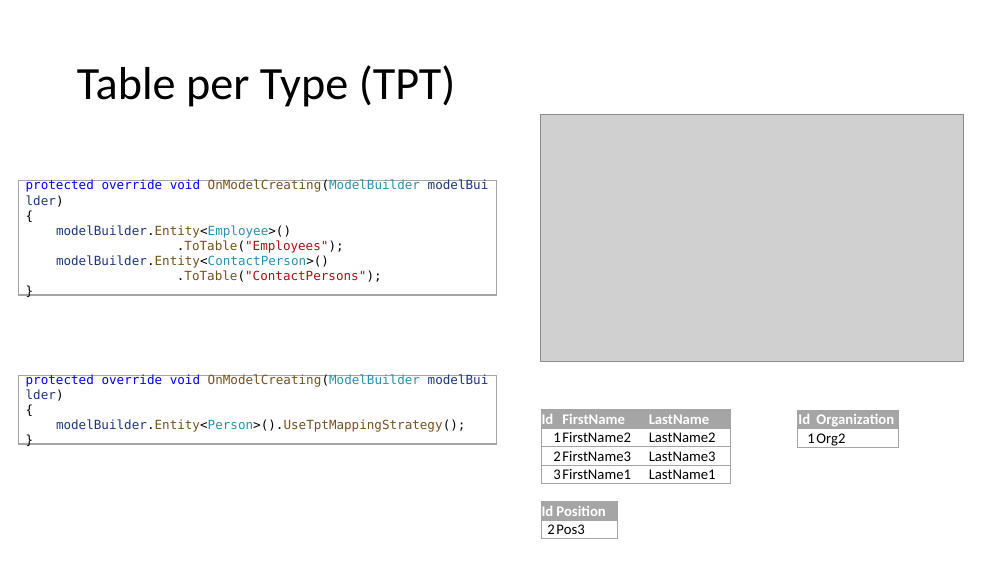
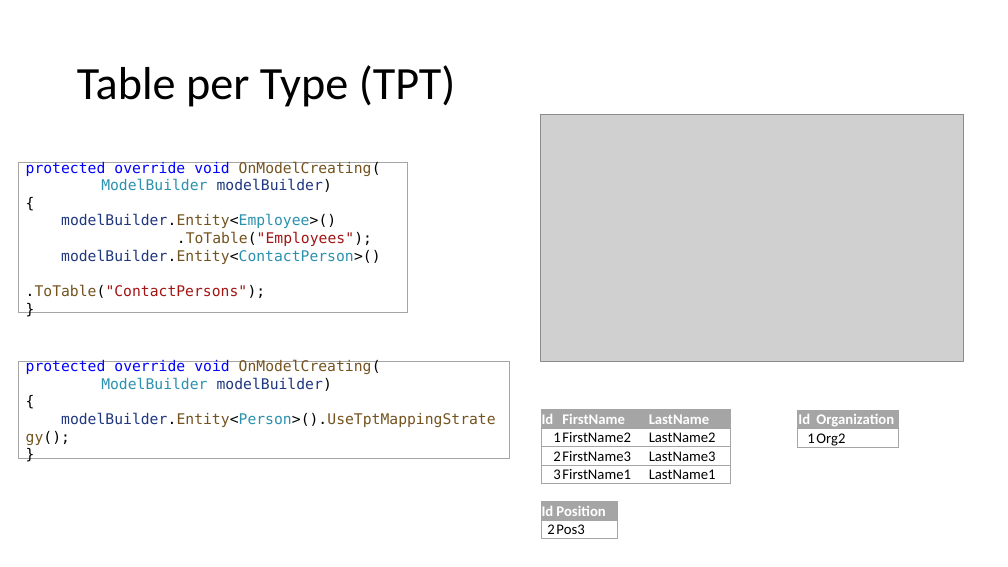
Before and after one commit to MihailRomanov/asp_net_course_2024, a slide deck: slide 27 of Modules/02. Some standard libraries/02. ADO.Net and ORMs/04. EF Core.pptx. Drawn at 1008x567 pixels with LibreOffice and Linux fonts; fonts in the diff are those of the drawing; grey boxes stand for pictures. Boxes give left, top, right and bottom in pixels: in the first picture for what was removed or moved away, otherwise in the second. Text is boxed around its words. In the diff, an @@ line names an element or a change of style, - is before the commit and + after.

```diff
--- a/Modules/02. Some standard libraries/02. ADO.Net and ORMs/04. EF Core.pptx
+++ b/Modules/02. Some standard libraries/02. ADO.Net and ORMs/04. EF Core.pptx
@@ rectangle "protected override void OnModelCreating(": place and size @@
-rectangle "protected override void OnModelCreating(" at box(18, 181, 497, 295)
+rectangle "protected override void OnModelCreating(" at box(18, 163, 408, 313)
@@ text in rectangle at box(26, 161, 381, 228): text changed; size 12 to 14 pt @@
-protected override void OnModelCreating(ModelBuilder modelBuilder)
-{
-modelBuilder.Entity<Employee>()
+protected override void OnModelCreating(
+ModelBuilder modelBuilder)
+{
+modelBuilder.Entity<Employee>()
@@ text in rectangle at box(26, 231, 380, 298): size 12 to 14 pt in ".ToTable("Employees"); modelBuilder.Entity<ContactPerson>()", ".ToTable("ContactPersons"); }" @@
@@ rectangle "protected override void OnModelCreating(": place and size @@
-rectangle "protected override void OnModelCreating(" at box(18, 376, 497, 445)
+rectangle "protected override void OnModelCreating(" at box(18, 361, 510, 458)
@@ text in rectangle at box(26, 359, 495, 427): text changed; size 12 to 14 pt @@
-protected override void OnModelCreating(ModelBuilder modelBuilder)
-{
-modelBuilder.Entity<Person>().UseTptMappingStrategy();
-}
+protected override void OnModelCreating(
+ModelBuilder modelBuilder)
+{
+modelBuilder.Entity<Person>().UseTptMappingStrategy();
+}
```
Also in this commit, not shown: 17 other slides changed.
